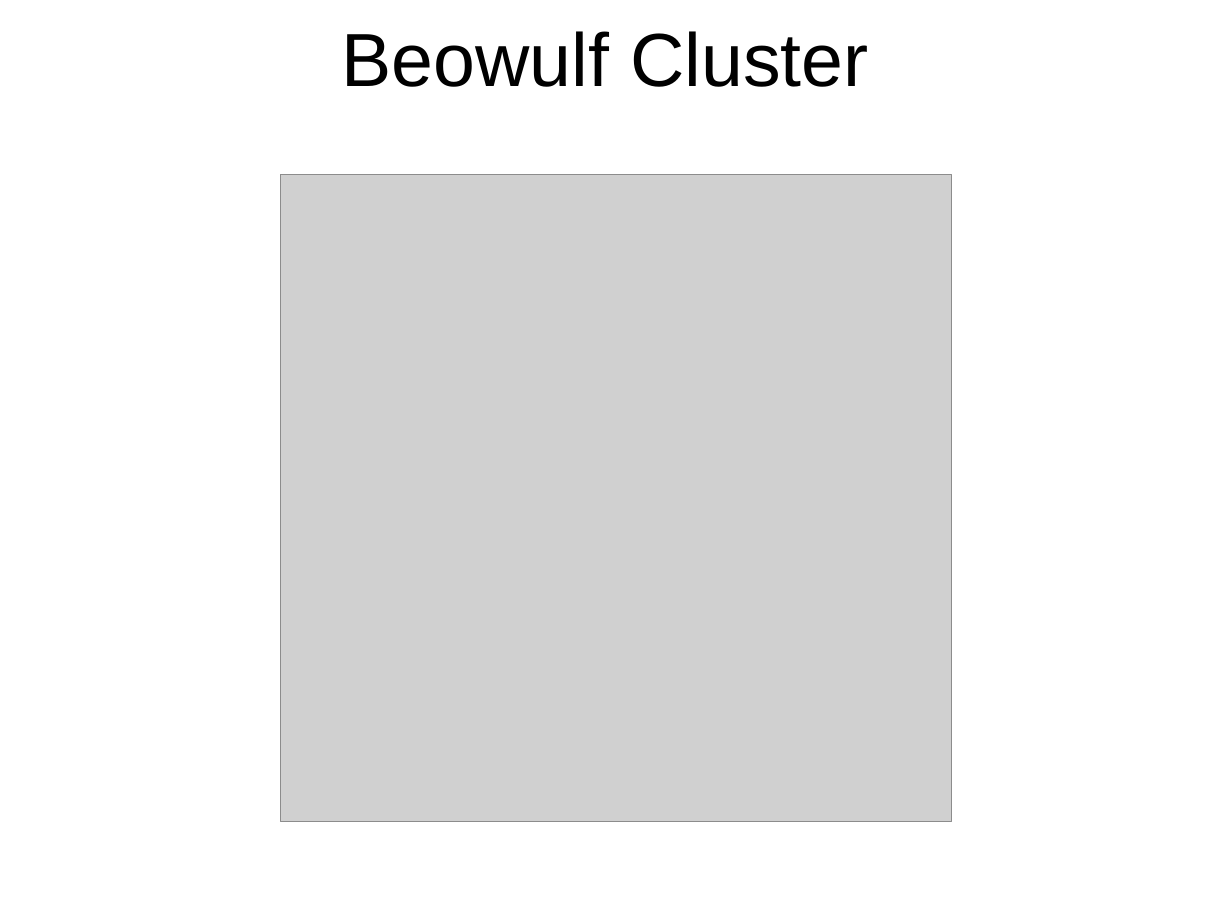
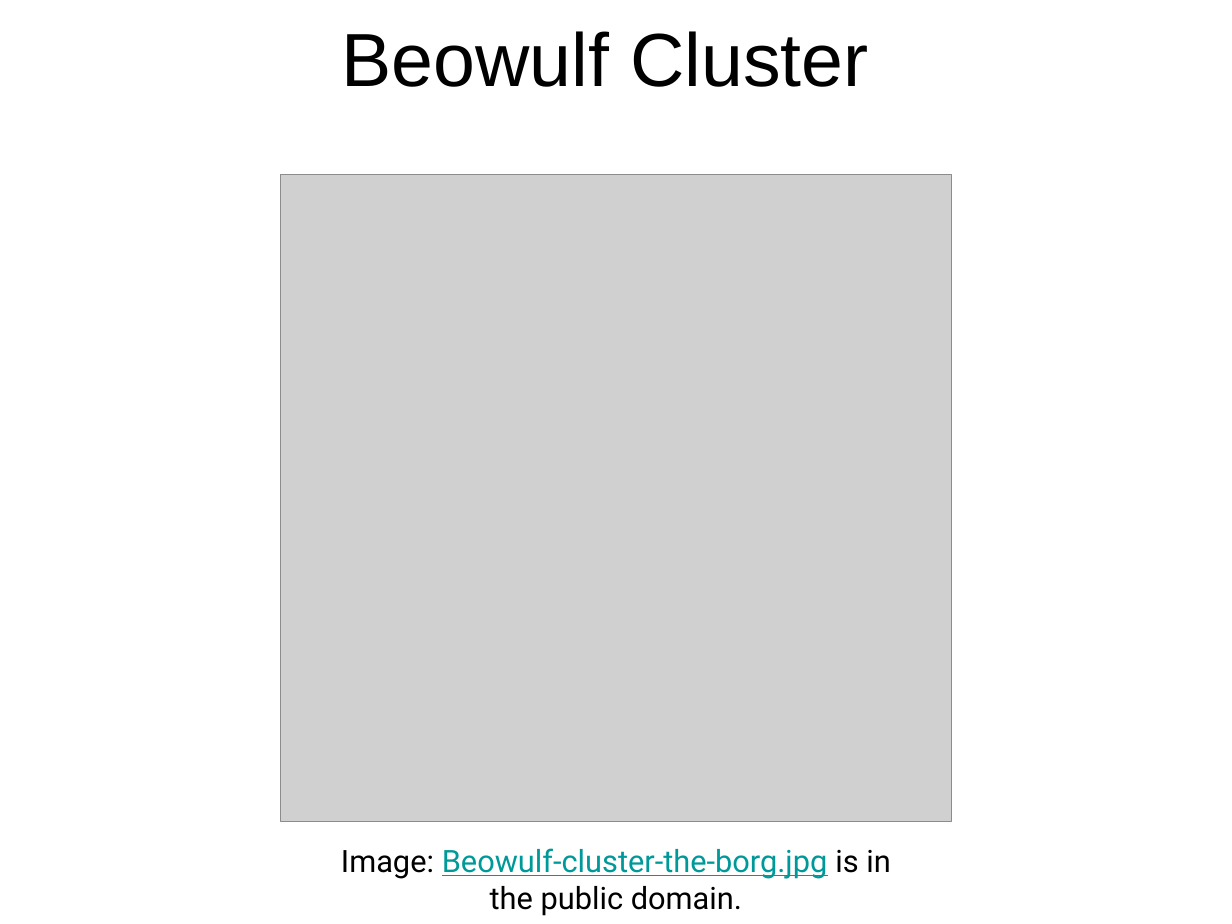
Before and after one commit to shodor-education/petascale-semester-curriculum, a slide deck: slide 9 of units/5/lessons/10/resources/petascale-lesson-5.10-slides.pptx. Drawn at 1232x924 pixels with LibreOffice and Linux fonts; fonts in the diff are those of the drawing; grey boxes stand for pictures. Boxes give left, top, right and bottom in pixels: in the first picture for what was removed or moved away, otherwise in the second. Text is boxed around its words. In the diff, an @@ line names an element or a change of style, - is before the commit and + after.

Commit message:
5.10 public domain citation

```diff
--- a/units/5/lessons/10/resources/petascale-lesson-5.10-slides.pptx
+++ b/units/5/lessons/10/resources/petascale-lesson-5.10-slides.pptx
@@ text added at bbox=[341, 848, 890, 916], 18 pt, text #009999, underline @@
+Image: Beowulf-cluster-the-borg.jpg is in the public domain.
```
